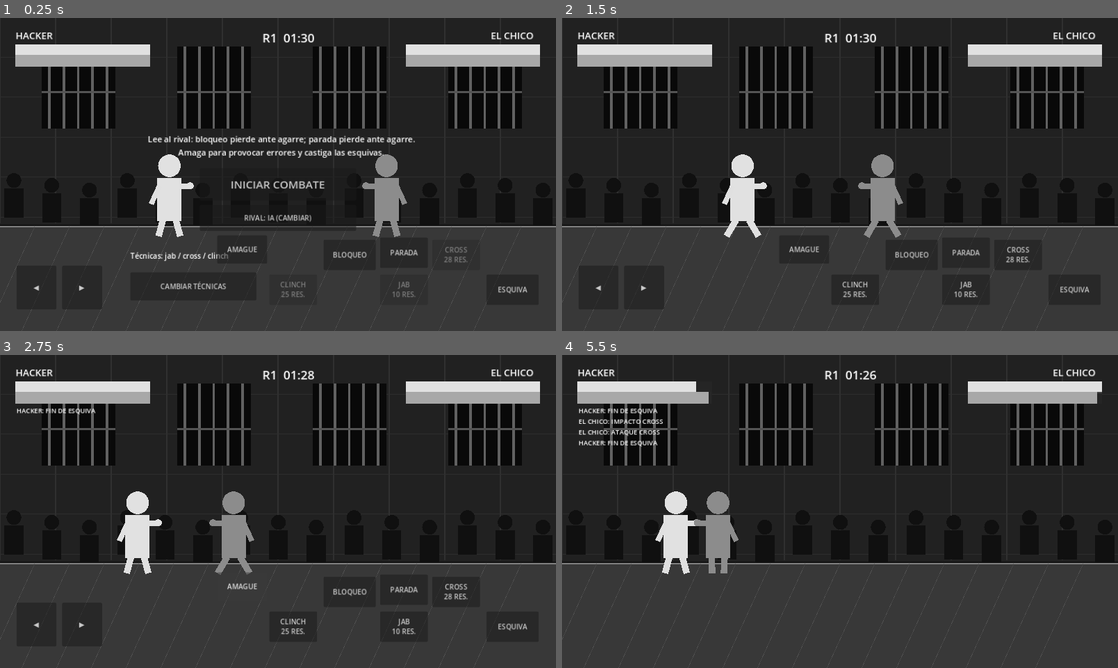
Above: before the commit, frames 1-4 (two rows, left to right).
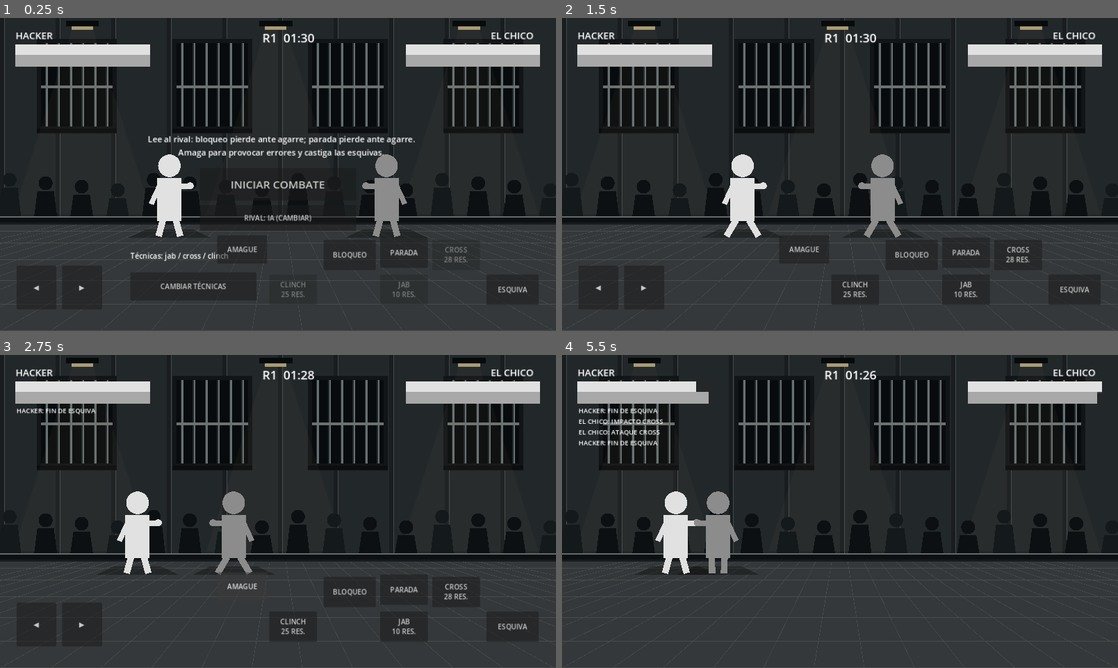
Above: after the commit, the same moments.

Repository: josevillablanca30/Condena-Game-
Game: Godot game, scene res://src/combat/combat_scene.tscn
Two runs of this game, one before a commit and one after it. Both use one fixed random seed, a clock stepped at 60 frames per second and the inputs below.
Inputs (mouse positions are in pixels of both pictures, inside the frame that each line leads up to):
- Up to frame 1 (0.25 s): no input
- Up to frame 2 (1.5 s): click "INICIAR COMBATE" at 0.5 s; tap Enter at 1.25 s; move the mouse to (962, 158) at 1.27 s; hold D from 1.28 s (still down); tap Shift at 1.35 s; click (962, 158) at 1.42 s
- Up to frame 3 (2.75 s): tap Space at 1.52 s; release D at 2 s; drag from (166, 527) to (250, 574) at 2.02 s
- Up to frame 4 (5.5 s): move the mouse to (895, 442) at 2.77 s; hold D 2.78-3.5 s; tap V at 2.85 s; drag from (812, 574) to (673, 464) at 3.52 s; move the mouse to (1006, 558) at 4.27 s; hold A 4.28-5 s; tap 1 at 4.35 s; tap Space at 4.52 s; drag from (673, 464) to (756, 433) at 5.02 s

The runs differ from the first frame. In frame 1, 9.0% of the frame differs, in the area x 0-100%, y 0-100%; in frame 2, 10%; in frame 3, 10%; in frame 4, 11%.

Commit message:
feat(art): add layered prison courtyard, cinematic light and floor depth

Diff:
--- a/src/combat/combat_scene.gd
+++ b/src/combat/combat_scene.gd
@@ -206,30 +206,53 @@
 func _draw() -> void:
     var camera_shift := Vector2(impact_direction * camera_impact_strength * camera_impact / 0.15, 0.0)
     draw_set_transform(camera_shift)
-    # Patio de la carcel: arte procedural original sin assets ni creditos externos.
-    draw_rect(Rect2(0, 0, 1280, 720), Color(0.075, 0.075, 0.075))
-    draw_rect(Rect2(0, 0, 1280, 475), Color(0.13, 0.13, 0.13))
-    for x in range(0, 1280, 128):
-        draw_line(Vector2(x, 0), Vector2(x, 472), Color(0.19, 0.19, 0.19), 3.0)
-    for y in range(90, 475, 92):
-        draw_line(Vector2(0, y), Vector2(1280, y), Color(0.18, 0.18, 0.18), 2.0)
-    # Ventanas con barrotes y siluetas de publico en segundo plano.
+    # Patio de condenados: profundidad, hormigon, rejas y luz dramatica.
+    draw_rect(Rect2(0, 0, 1280, 720), Color("#111519"))
+    draw_rect(Rect2(0, 0, 1280, 472), Color("#22272a"))
+    for stripe in range(16):
+        var sy := float(stripe) * 32.0
+        draw_line(Vector2(0, sy), Vector2(1280, sy), Color("#2e3437"), 1.0)
+    for column in range(11):
+        var cx := float(column) * 128.0
+        draw_rect(Rect2(cx, 0, 10, 468), Color("#191d20"))
+        draw_line(Vector2(cx + 10, 0), Vector2(cx + 10, 468), Color("#454a4b"), 2.0)
+    # Ventanales altos, barrotes y luz inclinada desde el corredor.
     for window_index in range(4):
-        var wx := 96.0 + float(window_index) * 312.0
-        draw_rect(Rect2(wx, 65, 170, 190), Color(0.035, 0.035, 0.035))
-        for bar_index in range(5):
-            var bx := wx + 18.0 + float(bar_index) * 33.0
-            draw_line(Vector2(bx, 65), Vector2(bx, 255), Color(0.38, 0.38, 0.38), 6.0)
-        draw_line(Vector2(wx, 170), Vector2(wx + 170, 170), Color(0.33, 0.33, 0.33), 5.0)
-    for crowd_index in range(15):
-        var sx := 32.0 + float(crowd_index) * 87.0
-        var sy := 412.0 + float(crowd_index % 3) * 11.0
-        draw_circle(Vector2(sx, sy - 38.0), 17.0, Color(0.065, 0.065, 0.065))
-        draw_rect(Rect2(sx - 22.0, sy - 20.0, 44.0, 67.0), Color(0.065, 0.065, 0.065))
-    draw_rect(Rect2(0, 480, 1280, 240), Color(0.22, 0.22, 0.22))
-    draw_line(Vector2(0, 480), Vector2(1280, 480), Color(0.5, 0.5, 0.5), 4.0)
-    for x in range(0, 1280, 80):
-        draw_line(Vector2(x, 480), Vector2(x - 110, 720), Color(0.32, 0.32, 0.32), 1.0)
+        var wx := 95.0 + float(window_index) * 312.0
+        draw_rect(Rect2(wx - 10, 48, 184, 218), Color("#121518"))
+        draw_rect(Rect2(wx, 57, 164, 192), Color("#080b0e"))
+        for bar_index in range(6):
+            var bx := wx + 12.0 + float(bar_index) * 28.0
+            draw_line(Vector2(bx, 57), Vector2(bx, 249), Color("#687071"), 6.0)
+            draw_line(Vector2(bx - 2, 57), Vector2(bx - 2, 249), Color("#24292c"), 2.0)
+        draw_line(Vector2(wx, 158), Vector2(wx + 164, 158), Color("#6b7170"), 7.0)
+        draw_line(Vector2(wx - 10, 259), Vector2(wx + 174, 259), Color("#0b0d0f"), 10.0)
+    for lamp in range(3):
+        var lx := 190.0 + float(lamp) * 445.0
+        draw_rect(Rect2(lx - 38, 7, 76, 13), Color("#080b0c"))
+        draw_rect(Rect2(lx - 25, 20, 50, 7), Color("#a99b72"))
+        draw_colored_polygon(PackedVector2Array([Vector2(lx - 24, 27), Vector2(lx + 24, 27), Vector2(lx + 160, 452), Vector2(lx - 160, 452)]), Color(0.71, 0.63, 0.44, 0.045))
+    # Reclusos al fondo; siluetas a distintas alturas.
+    for crowd_index in range(16):
+        var sx := 22.0 + float(crowd_index) * 83.0
+        var sy := 418.0 + float(crowd_index % 4) * 8.0
+        var shadow := Color("#0c1012") if crowd_index % 3 else Color("#14191b")
+        draw_circle(Vector2(sx, sy - 46), 16.0, shadow)
+        draw_colored_polygon(PackedVector2Array([Vector2(sx - 19, sy - 27), Vector2(sx + 19, sy - 27), Vector2(sx + 28, 469), Vector2(sx - 28, 469)]), shadow)
+    draw_rect(Rect2(0, 457, 1280, 19), Color("#0d1012"))
+    draw_line(Vector2(0, 457), Vector2(1280, 457), Color("#656969"), 3.0)
+    draw_colored_polygon(PackedVector2Array([Vector2(0, 476), Vector2(1280, 476), Vector2(1280, 720), Vector2(0, 720)]), Color("#34383a"))
+    for depth in range(1, 7):
+        var fy := 476.0 + pow(float(depth) / 6.0, 1.6) * 244.0
+        draw_line(Vector2(0, fy), Vector2(1280, fy), Color("#494c4b"), 1.0 + float(depth) * 0.25)
+    for floor_line in range(-8, 20):
+        var foot_x := float(floor_line) * 116.0
+        draw_line(Vector2(640.0 + (foot_x - 640.0) * 0.32, 476), Vector2(foot_x, 720), Color("#4b4d4c"), 1.0)
+    draw_rect(Rect2(0, 470, 1280, 6), Color("#171b1d"))
+    # Sombras de contacto para anclar los luchadores al suelo.
+    for fighter in [hacker, chico]:
+        var shadow_x: float = fighter.position.x
+        draw_colored_polygon(PackedVector2Array([Vector2(shadow_x - 54, 486), Vector2(shadow_x + 54, 486), Vector2(shadow_x + 94, 505), Vector2(shadow_x - 94, 505)]), Color(0, 0, 0, 0.32))
     _draw_fighter(hacker, Color(0.88, 0.88, 0.88))
     _draw_fighter(chico, Color(0.55, 0.55, 0.55))
     if hit_effect_time > 0.0:
